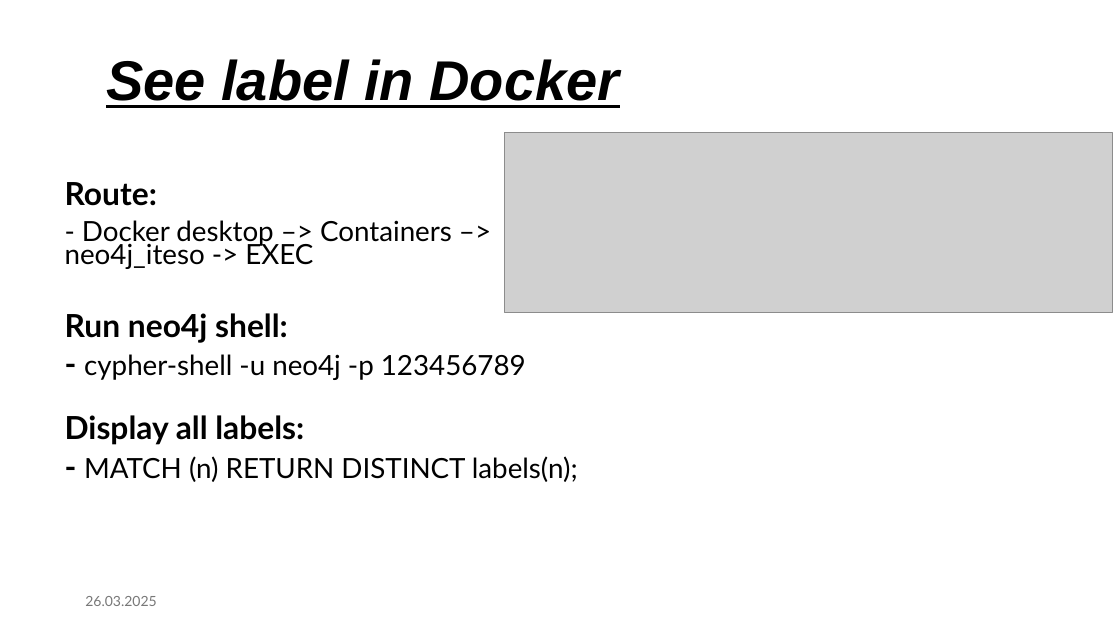
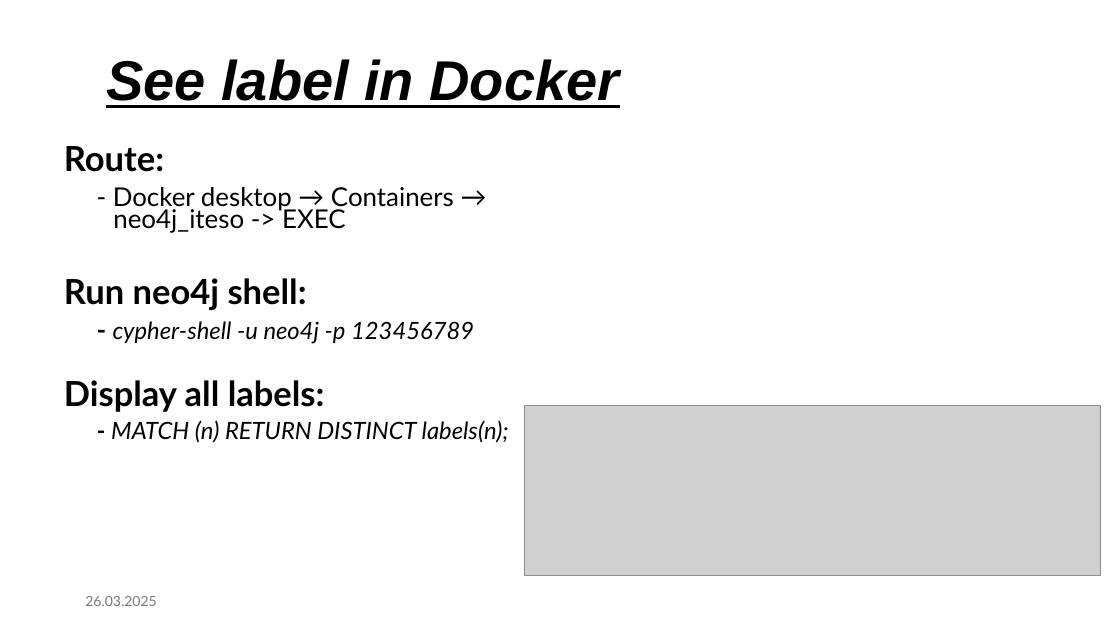
Before and after one commit to pcamarillor/P2025_ESI3914N, a slide deck: slide 8 of spark_cluster/notebooks/examples/tarea_NoSQL.pptx. Drawn at 1120x630 pixels with LibreOffice and Linux fonts; fonts in the diff are those of the drawing; grey boxes stand for pictures. Boxes give left, top, right and bottom in pixels: in the first picture for what was removed or moved away, otherwise in the second. Text is boxed around its words. In the diff, an @@ line names an element or a change of style, - is before the commit and + after.

```diff
--- a/spark_cluster/notebooks/examples/tarea_NoSQL.pptx
+++ b/spark_cluster/notebooks/examples/tarea_NoSQL.pptx
@@ text "Route:" moved from (x1=65, y1=182, x2=578, y2=482) to (x1=64, y1=146, x2=509, y2=443) @@
@@ text at (x1=64, y1=146, x2=509, y2=443): size 27.2 to 29.6 pt in "Route:", "Run neo4j shell:", "Display all labels:"; size 27.2 to 22.2 pt, size 27.2 to 20.4 pt in "-"; size 23.8 to 20.4 pt, italic on in "cypher-shell -u neo4j -p 123456789", "MATCH (n) RETURN DISTINCT labels(n);"; indent changed @@
@@ text at (x1=113, y1=187, x2=454, y2=233): text changed; size 23.8 to 22.2 pt @@
-- Docker desktop –> Containers –> neo4j_iteso -> EXEC
+- Docker desktop → Containers → neo4j_iteso -> EXEC
@@ picture resized from (x1=505, y1=133, x2=1113, y2=313) to (x1=524, y1=406, x2=1100, y2=576) @@
```
Also in this commit, not shown: 5 other slides changed.
